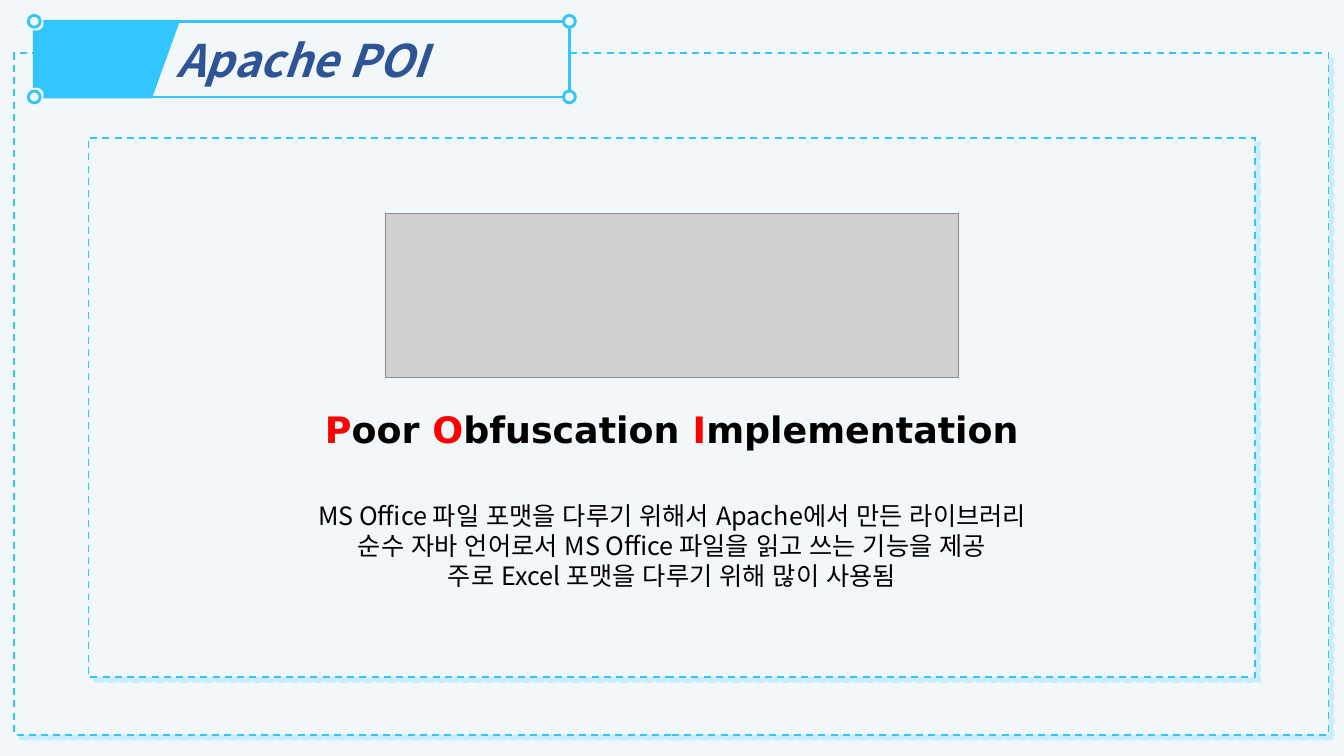
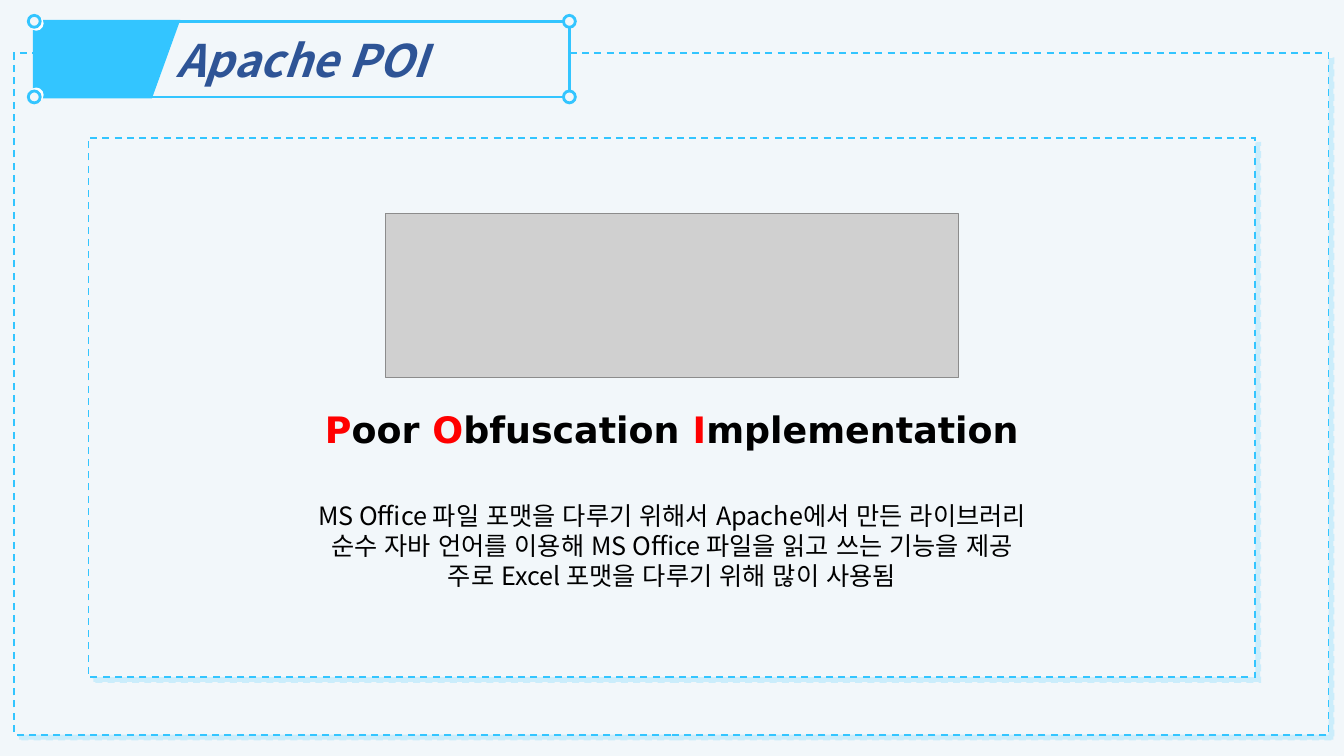
Before and after one commit to 4Mandoos/experiencedPOI, a slide deck: slide 4 of POITest/presentation/2조 POI라이브러리.pptx. Drawn at 1344x756 pixels with LibreOffice and Linux fonts; fonts in the diff are those of the drawing; grey boxes stand for pictures. Boxes give left, top, right and bottom in pixels: in the first picture for what was removed or moved away, otherwise in the second. Text is boxed around its words. In the diff, an @@ line names an element or a change of style, - is before the commit and + after.

```diff
--- a/POITest/presentation/2조 POI라이브러리.pptx
+++ b/POITest/presentation/2조 POI라이브러리.pptx
@@ text at (x1=331, y1=529, x2=1012, y2=557): text changed @@
-순수 자바 언어로서 MS Office 파일을 읽고 쓰는 기능을 제공
+순수 자바 언어를 이용해 MS Office 파일을 읽고 쓰는 기능을 제공
```
Also in this commit, not shown: 7 other slides changed, 4 slides added, 2 slides removed.
